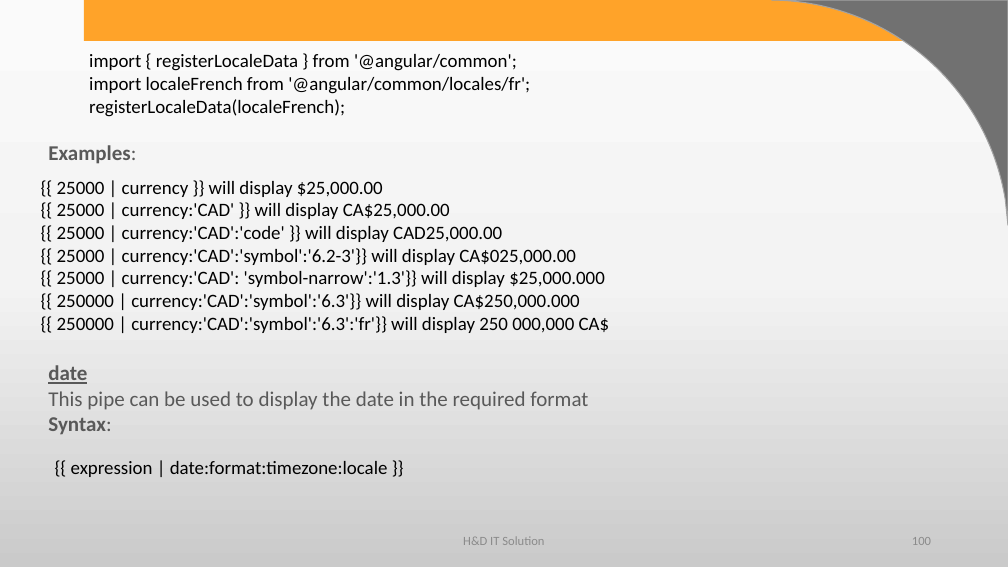
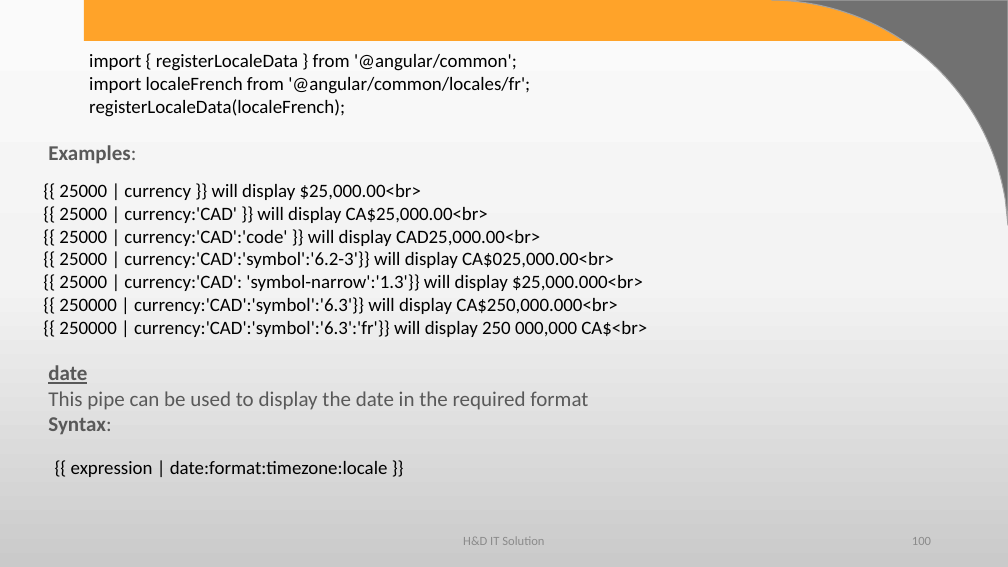
Before and after one commit to harshadasawant/infiniteAngular, a slide deck: slide 100 of ppt/ANGULAR.pptx. Drawn at 1008x567 pixels with LibreOffice and Linux fonts; fonts in the diff are those of the drawing; background and template pictures are left out. Boxes give left, top, right and bottom in pixels: in the first picture for what was removed or moved away, otherwise in the second. Text is boxed around its words. In the diff, an @@ line names an element or a change of style, - is before the commit and + after.

```diff
--- a/ppt/ANGULAR.pptx
+++ b/ppt/ANGULAR.pptx
@@ text at (59,184,647,337): text changed @@
-{{ 25000 | currency }} will display $25,000.00
-{{ 25000 | currency:'CAD' }} will display CA$25,000.00
-{{ 25000 | currency:'CAD':'code' }} will display CAD25,000.00
-{{ 25000 | currency:'CAD':'symbol':'6.2-3'}} will display CA$025,000.00
-{{ 25000 | currency:'CAD': 'symbol-narrow':'1.3'}} will display $25,000.000
-{{ 250000 | currency:'CAD':'symbol':'6.3'}} will display CA$250,000.000
-{{ 250000 | currency:'CAD':'symbol':'6.3':'fr'}} will display 250 000,000 CA$
+{{ 25000 | currency }} will display $25,000.00<br>
+{{ 25000 | currency:'CAD' }} will display CA$25,000.00<br>
+{{ 25000 | currency:'CAD':'code' }} will display CAD25,000.00<br>
+{{ 25000 | currency:'CAD':'symbol':'6.2-3'}} will display CA$025,000.00<br>
+{{ 25000 | currency:'CAD': 'symbol-narrow':'1.3'}} will display $25,000.000<br>
+{{ 250000 | currency:'CAD':'symbol':'6.3'}} will display CA$250,000.000<br>
+{{ 250000 | currency:'CAD':'symbol':'6.3':'fr'}} will display 250 000,000 CA$<br>
```
Also in this commit, not shown: 1 other slide changed, 4 slides added, 6 other files.
